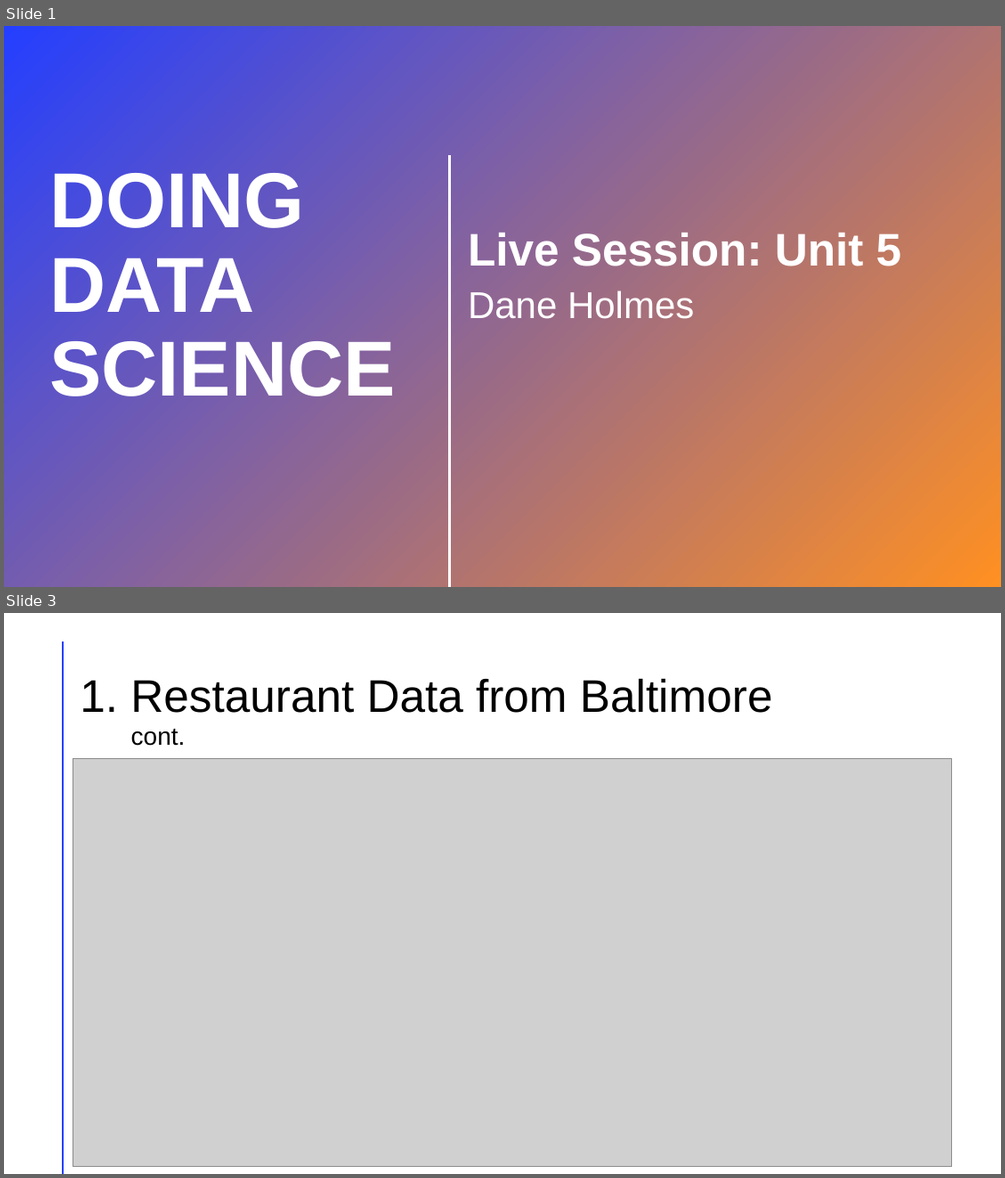
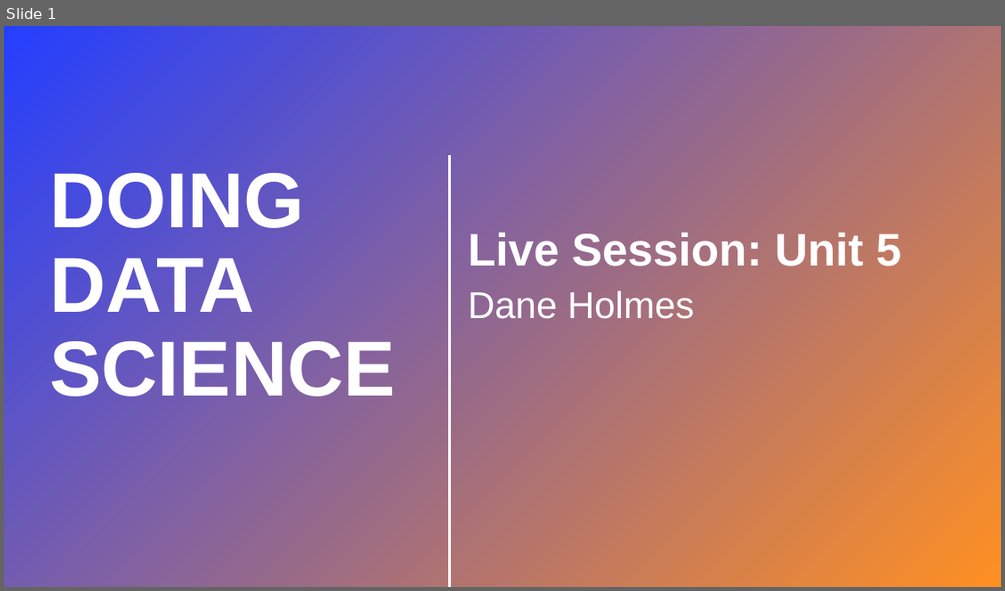
Before and after one commit to cdholmes11/Doing_Data_Science, a slide deck: Unit-5/Dane_Holmes_Live_Session_5.pptx. Shown one above the other, each under a label of ours: slides 1 and 3 before the commit, slide 1 after it; the slides between them are not shown. The pictures are 1005x1178 and 1005x591 pixels, drawn with LibreOffice and Linux fonts; fonts in the diff are those of the drawing; grey boxes stand for pictures; background and template pictures are left out; a plain dark background stands for a picture behind light text. Boxes give left, top, right and bottom in pixels: in the first picture for what was removed or moved away, otherwise in the second. Text is boxed around its words. In the diff, an @@ line names an element or a change of style, - is before the commit and + after.

```diff
--- a/Unit-5/Dane_Holmes_Live_Session_5.pptx
+++ b/Unit-5/Dane_Holmes_Live_Session_5.pptx
@@ slide 3 removed at [4, 613, 1001, 1174], background #FFFFFF @@
@@ line removed from (63, 642) to (63, 1173) @@
@@ title removed at [80, 678, 773, 713] @@
-1. Restaurant Data from Baltimore
@@ text removed at [131, 729, 186, 746] @@
-cont.
@@ picture removed at [73, 759, 952, 1167] @@
```
Also in this commit, not shown: 1 slide changed, 10 slides added, 1 other slide removed, 9 other files.
